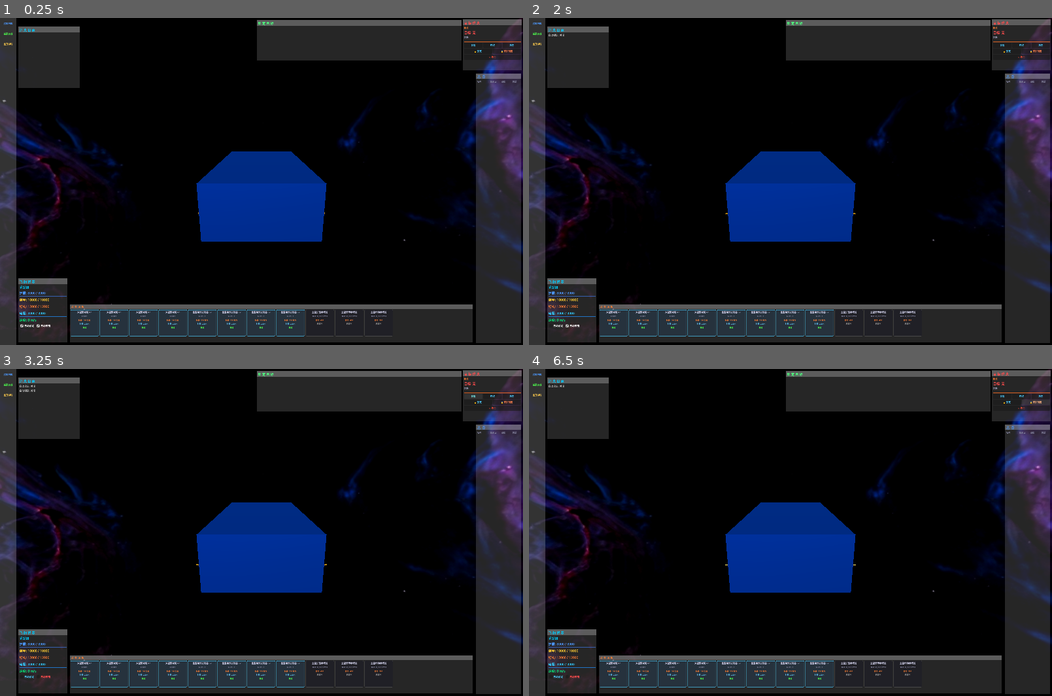
Above: before the commit, frames 1-4 (two rows, left to right).
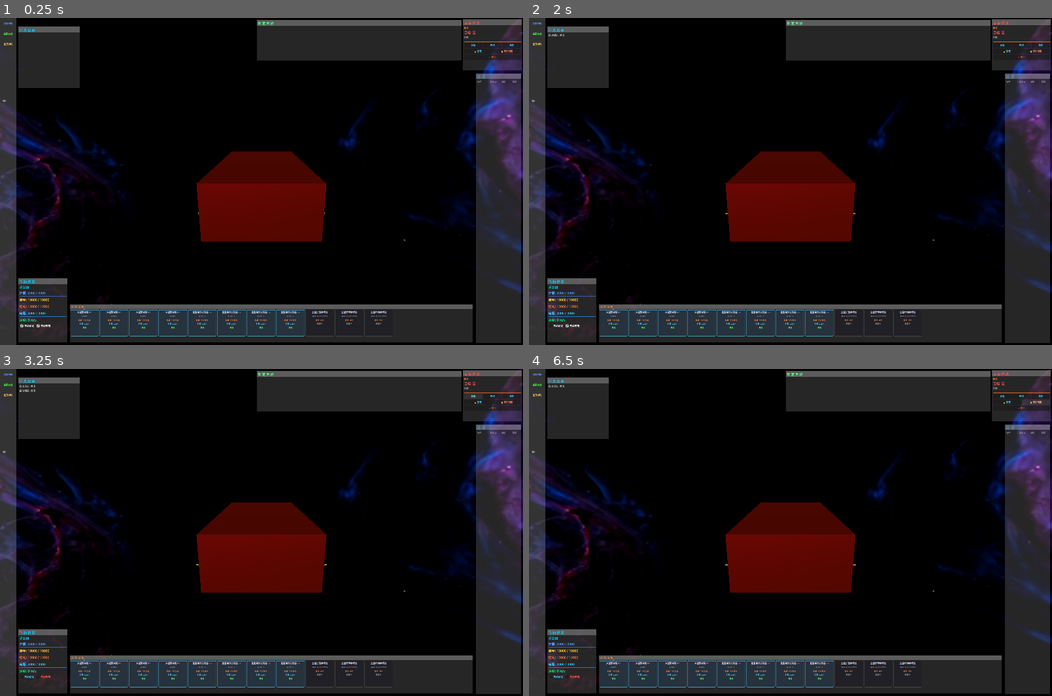
Above: after the commit, the same moments.

Repository: ZhanXuzhao/space-war
Game: Godot game, scene res://scenes/main.tscn
The game is run twice, just before and just after one commit, with the same random seed, the same clock (stepped at 60 frames per second) and the same inputs. The engine's default icon, where the game draws it, is replaced by a stand-in: a white triangle on a blue panel in a dark square.
Inputs:
- Up to frame 1 (0.25 s): no input
- Up to frame 2 (2 s): click "新建游戏" at 0.5 s; click "自动锁定" at 1.25 s
- Up to frame 3 (3.25 s): click "自动攻击" at 2 s; click "靠近" at 2.75 s
- Up to frame 4 (6.5 s): click "环绕" at 3.5 s; click "跃迁" at 4.25 s; click "🔒 锁定" at 5 s; click "🔓 解除锁定" at 5.75 s

The runs differ from the first frame. In frame 1, 6.0% of the frame differs, in the area x 37-63%, y 40-69%; in frame 2, 6.0%; in frame 3, 6.0%; in frame 4, 6.0%.

Commit message:
飞船场景化

Diff:
--- a/autoload/Global.gd
+++ b/autoload/Global.gd
@@ -71,7 +71,51 @@
 		"采矿技术": 1
 	}
 
-## 更换玩家飞船类型
+## 添加物品到货舱
+func add_to_cargo(item_name: String, quantity: float) -> void:
+	var current = player_cargo.get(item_name, 0.0)
+	player_cargo[item_name] = current + int(quantity)
+
+## 从货舱移除物品
+func remove_from_cargo(item_name: String, quantity: int) -> bool:
+	var current = player_cargo.get(item_name, 0)
+	if current < quantity:
+		return false
+	player_cargo[item_name] = current - quantity
+	if player_cargo[item_name] <= 0:
+		player_cargo.erase(item_name)
+	return true
+
+## 获取货舱容量使用情况
+func get_cargo_used() -> int:
+	var total = 0
+	for qty in player_cargo.values():
+		total += qty
+	return total
+
+## 飞船场景路径映射（ShipClass → 场景文件路径）
+const PLAYER_SHIP_SCENES := {
+	ShipData.ShipClass.FRIGATE: "res://scenes/player/Frigate.tscn",
+	ShipData.ShipClass.CRUISER: "res://scenes/player/Cruiser.tscn",
+	ShipData.ShipClass.BATTLESHIP: "res://scenes/player/Battleship.tscn",
+}
+
+## 根据船型获取玩家飞船场景
+func get_player_ship_scene(cls: ShipData.ShipClass) -> PackedScene:
+	var path = PLAYER_SHIP_SCENES.get(cls, PLAYER_SHIP_SCENES[ShipData.ShipClass.BATTLESHIP])
+	return load(path)
+
+## 在场景中生成玩家飞船
+func spawn_player_ship() -> Node3D:
+	var scene = get_player_ship_scene(player_ship_class)
+	var ship = scene.instantiate()
+	# 预设置船型数据（在 _ready 前生效）
+	ship.ship_data = player_ship_data_resource
+	# 添加到玩家组
+	ship.add_to_group("player_ship")
+	return ship
+
+## 更换玩家飞船类型（带场景切换）
 func change_player_ship(new_class: ShipData.ShipClass) -> void:
 	player_ship_class = new_class
 	player_ship_data_resource = ShipData.get_preset(new_class)
@@ -97,26 +141,20 @@
 		"high_slots": player_ship_data_resource.high_slots
 	}
 
+	# 触发场景中飞船替换（如果场景已加载）
+	var root = Engine.get_main_loop().root
+	var space_war = root.get_node_or_null("/root/SpaceWar")
+	if space_war:
+		var old_ship = space_war.get_node_or_null("PlayerShip")
+		if old_ship:
+			var new_ship = spawn_player_ship()
+			new_ship.name = "PlayerShip"
+			new_ship.global_transform = old_ship.global_transform
+			space_war.add_child(new_ship)
+			old_ship.queue_free()
+			# 通知 HUD 更新引用
+			var hud = space_war.get_node_or_null("HUD")
+			if hud and hud.has_method("on_player_ship_changed"):
+				hud.on_player_ship_changed(new_ship)
+
 	isk_changed.emit(player_isk)
-
-## 添加物品到货舱
-func add_to_cargo(item_name: String, quantity: float) -> void:
-	var current = player_cargo.get(item_name, 0.0)
-	player_cargo[item_name] = current + int(quantity)
-
-## 从货舱移除物品
-func remove_from_cargo(item_name: String, quantity: int) -> bool:
-	var current = player_cargo.get(item_name, 0)
-	if current < quantity:
-		return false
-	player_cargo[item_name] = current - quantity
-	if player_cargo[item_name] <= 0:
-		player_cargo.erase(item_name)
-	return true
-
-## 获取货舱容量使用情况
-func get_cargo_used() -> int:
-	var total = 0
-	for qty in player_cargo.values():
-		total += qty
-	return total
--- a/scenes/main.tscn
+++ b/scenes/main.tscn
@@ -1,11 +1,11 @@
 [gd_scene format=3 uid="uid://c3b1c245ymei3"]
 
-[ext_resource type="PackedScene" uid="uid://c8m84j1qo5sd8" path="res://scenes/player/PlayerShip.tscn" id="1"]
 [ext_resource type="Texture2D" uid="uid://dx84ylxdpwftc" path="res://textures/skybox/ComfyUI_00352_.png" id="1_1bvp3"]
 [ext_resource type="PackedScene" uid="uid://d20i3004nq1fd" path="res://scenes/world/StarSystem.tscn" id="2"]
 [ext_resource type="PackedScene" uid="uid://bwxl37j1p345b" path="res://scenes/ui/HUD.tscn" id="3"]
 [ext_resource type="Script" path="res://scripts/world/EnemySpawner.gd" id="4"]
 [ext_resource type="PackedScene" path="res://scenes/enemies/NPCShip.tscn" id="5"]
+[ext_resource type="Script" path="res://scripts/Main.gd" id="6"]
 
 [sub_resource type="PanoramaSkyMaterial" id="PanoramaSkyMaterial_1bvp3"]
 panorama = ExtResource("1_1bvp3")
@@ -23,6 +23,7 @@
 tonemap_mode = 3
 
 [node name="SpaceWar" type="Node3D" unique_id=1316219793]
+script = ExtResource("6")
 
 [node name="WorldEnvironment" type="WorldEnvironment" parent="." unique_id=844113563]
 environment = SubResource("env")
@@ -30,8 +31,6 @@
 [node name="DirectionalLight3D" type="DirectionalLight3D" parent="." unique_id=1827136555]
 transform = Transform3D(1, 0, 0, 0, 0.707107, 0.707107, 0, -0.707107, 0.707107, 0, 0, 0)
 light_energy = 1.5
-
-[node name="PlayerShip" parent="." unique_id=389178130 instance=ExtResource("1")]
 
 [node name="HUD" parent="." unique_id=751721544 instance=ExtResource("3")]
 
--- /dev/null
+++ b/scenes/player/Battleship.tscn
@@ -0,0 +1,68 @@
+[gd_scene format=3 uid="uid://battleship_player_scene"]
+
+[ext_resource type="Script" uid="uid://bid5f54syddgu" path="res://scripts/ships/PlayerShip.gd" id="1"]
+[ext_resource type="Script" uid="uid://ssrd4p0dehxx" path="res://scripts/ui/InteractionController.gd" id="3"]
+[ext_resource type="Script" uid="uid://c87pfak81fkb2" path="res://scripts/modules/ModuleManager.gd" id="4"]
+
+[sub_resource type="BoxShape3D" id="shape_battleship"]
+size = Vector3(150, 75, 300)
+
+[sub_resource type="StandardMaterial3D" id="mat_battleship"]
+albedo_color = Color(0.8, 0.3, 0.1, 1)
+metallic = 0.9
+roughness = 0.25
+
+[sub_resource type="BoxMesh" id="mesh_battleship"]
+material = SubResource("mat_battleship")
+size = Vector3(150, 75, 300)
+
+[sub_resource type="StandardMaterial3D" id="glow_mat_battleship"]
+albedo_color = Color(1, 0.5, 0.2, 1)
+emission_enabled = true
+emission = Color(1, 0.5, 0.2, 1)
+emission_energy_multiplier = 3.0
+
+[sub_resource type="BoxMesh" id="glow_mesh_battleship"]
+material = SubResource("glow_mat_battleship")
+size = Vector3(37, 9, 37)
+
+[sub_resource type="SphereMesh" id="nose_mesh_battleship"]
+radius = 37.5
+height = 75.0
+
+[node name="Battleship" type="CharacterBody3D"]
+collision_layer = 2
+collision_mask = 3
+script = ExtResource("1")
+
+[node name="CollisionShape3D" type="CollisionShape3D" parent="."]
+shape = SubResource("shape_battleship")
+
+[node name="MeshInstance3D" type="MeshInstance3D" parent="."]
+mesh = SubResource("mesh_battleship")
+
+[node name="EngineGlow" type="MeshInstance3D" parent="."]
+transform = Transform3D(1, 0, 0, 0, 1, 0, 0, 0, 1, 0, 0, 8)
+mesh = SubResource("glow_mesh_battleship")
+
+[node name="OmniLight3D" type="OmniLight3D" parent="."]
+transform = Transform3D(1, 0, 0, 0, 1, 0, 0, 0, 1, 0, 5, 0)
+light_color = Color(1, 0.5, 0.2, 1)
+light_energy = 3.0
+omni_range = 80.0
+
+[node name="Camera3D" type="Camera3D" parent="."]
+transform = Transform3D(1, 0, 0, 0, 0.949, -0.316, 0, 0.316, 0.949, 0, 10, 30)
+current = true
+near = 0.5
+far = 100000.0
+
+[node name="InteractionController" type="Node" parent="."]
+script = ExtResource("3")
+
+[node name="ModuleManager" type="Node" parent="."]
+script = ExtResource("4")
+
+[node name="NoseSphere" type="MeshInstance3D" parent="."]
+transform = Transform3D(1, 0, 0, 0, 1, 0, 0, 0, 1, 0, 0, -150)
+mesh = SubResource("nose_mesh_battleship")
--- /dev/null
+++ b/scenes/player/Cruiser.tscn
@@ -0,0 +1,68 @@
+[gd_scene format=3 uid="uid://cruiser_player_scene"]
+
+[ext_resource type="Script" uid="uid://bid5f54syddgu" path="res://scripts/ships/PlayerShip.gd" id="1"]
+[ext_resource type="Script" uid="uid://ssrd4p0dehxx" path="res://scripts/ui/InteractionController.gd" id="3"]
+[ext_resource type="Script" uid="uid://c87pfak81fkb2" path="res://scripts/modules/ModuleManager.gd" id="4"]
+
+[sub_resource type="BoxShape3D" id="shape_cruiser"]
+size = Vector3(150, 75, 300)
+
+[sub_resource type="StandardMaterial3D" id="mat_cruiser"]
+albedo_color = Color(0.1, 0.7, 0.5, 1)
+metallic = 0.8
+roughness = 0.35
+
+[sub_resource type="BoxMesh" id="mesh_cruiser"]
+material = SubResource("mat_cruiser")
+size = Vector3(150, 75, 300)
+
+[sub_resource type="StandardMaterial3D" id="glow_mat_cruiser"]
+albedo_color = Color(0.2, 0.9, 0.7, 1)
+emission_enabled = true
+emission = Color(0.2, 0.9, 0.7, 1)
+emission_energy_multiplier = 2.5
+
+[sub_resource type="BoxMesh" id="glow_mesh_cruiser"]
+material = SubResource("glow_mat_cruiser")
+size = Vector3(37, 9, 37)
+
+[sub_resource type="SphereMesh" id="nose_mesh_cruiser"]
+radius = 37.5
+height = 75.0
+
+[node name="Cruiser" type="CharacterBody3D"]
+collision_layer = 2
+collision_mask = 3
+script = ExtResource("1")
+
+[node name="CollisionShape3D" type="CollisionShape3D" parent="."]
+shape = SubResource("shape_cruiser")
+
+[node name="MeshInstance3D" type="MeshInstance3D" parent="."]
+mesh = SubResource("mesh_cruiser")
+
+[node name="EngineGlow" type="MeshInstance3D" parent="."]
+transform = Transform3D(1, 0, 0, 0, 1, 0, 0, 0, 1, 0, 0, 8)
+mesh = SubResource("glow_mesh_cruiser")
+
+[node name="OmniLight3D" type="OmniLight3D" parent="."]
+transform = Transform3D(1, 0, 0, 0, 1, 0, 0, 0, 1, 0, 5, 0)
+light_color = Color(0.4, 0.9, 0.8, 1)
+light_energy = 2.0
+omni_range = 60.0
+
+[node name="Camera3D" type="Camera3D" parent="."]
+transform = Transform3D(1, 0, 0, 0, 0.949, -0.316, 0, 0.316, 0.949, 0, 10, 30)
+current = true
+near = 0.5
+far = 100000.0
+
+[node name="InteractionController" type="Node" parent="."]
+script = ExtResource("3")
+
+[node name="ModuleManager" type="Node" parent="."]
+script = ExtResource("4")
+
+[node name="NoseSphere" type="MeshInstance3D" parent="."]
+transform = Transform3D(1, 0, 0, 0, 1, 0, 0, 0, 1, 0, 0, -150)
+mesh = SubResource("nose_mesh_cruiser")
--- /dev/null
+++ b/scenes/player/Frigate.tscn
@@ -0,0 +1,68 @@
+[gd_scene format=3 uid="uid://frigate_player_scene"]
+
+[ext_resource type="Script" uid="uid://bid5f54syddgu" path="res://scripts/ships/PlayerShip.gd" id="1"]
+[ext_resource type="Script" uid="uid://ssrd4p0dehxx" path="res://scripts/ui/InteractionController.gd" id="3"]
+[ext_resource type="Script" uid="uid://c87pfak81fkb2" path="res://scripts/modules/ModuleManager.gd" id="4"]
+
+[sub_resource type="BoxShape3D" id="shape_frigate"]
+size = Vector3(150, 75, 300)
+
+[sub_resource type="StandardMaterial3D" id="mat_frigate"]
+albedo_color = Color(0.2, 0.6, 0.9, 1)
+metallic = 0.8
+roughness = 0.3
+
+[sub_resource type="BoxMesh" id="mesh_frigate"]
+material = SubResource("mat_frigate")
+size = Vector3(150, 75, 300)
+
+[sub_resource type="StandardMaterial3D" id="glow_mat_frigate"]
+albedo_color = Color(0.3, 0.8, 1, 1)
+emission_enabled = true
+emission = Color(0.3, 0.8, 1, 1)
+emission_energy_multiplier = 2.0
+
+[sub_resource type="BoxMesh" id="glow_mesh_frigate"]
+material = SubResource("glow_mat_frigate")
+size = Vector3(37, 9, 37)
+
+[sub_resource type="SphereMesh" id="nose_mesh_frigate"]
+radius = 37.5
+height = 75.0
+
+[node name="Frigate" type="CharacterBody3D"]
+collision_layer = 2
+collision_mask = 3
+script = ExtResource("1")
+
+[node name="CollisionShape3D" type="CollisionShape3D" parent="."]
+shape = SubResource("shape_frigate")
+
+[node name="MeshInstance3D" type="MeshInstance3D" parent="."]
+mesh = SubResource("mesh_frigate")
+
+[node name="EngineGlow" type="MeshInstance3D" parent="."]
+transform = Transform3D(1, 0, 0, 0, 1, 0, 0, 0, 1, 0, 0, 8)
+mesh = SubResource("glow_mesh_frigate")
+
+[node name="OmniLight3D" type="OmniLight3D" parent="."]
+transform = Transform3D(1, 0, 0, 0, 1, 0, 0, 0, 1, 0, 5, 0)
+light_color = Color(0.6, 0.8, 1, 1)
+light_energy = 1.0
+omni_range = 40.0
+
+[node name="Camera3D" type="Camera3D" parent="."]
+transform = Transform3D(1, 0, 0, 0, 0.949, -0.316, 0, 0.316, 0.949, 0, 10, 30)
+current = true
+near = 0.5
+far = 100000.0
+
+[node name="InteractionController" type="Node" parent="."]
+script = ExtResource("3")
+
+[node name="ModuleManager" type="Node" parent="."]
+script = ExtResource("4")
+
+[node name="NoseSphere" type="MeshInstance3D" parent="."]
+transform = Transform3D(1, 0, 0, 0, 1, 0, 0, 0, 1, 0, 0, -150)
+mesh = SubResource("nose_mesh_frigate")
--- /dev/null
+++ b/scripts/Main.gd
@@ -0,0 +1,21 @@
+extends Node3D
+class_name Main
+
+## 主场景脚本 - 负责根据玩家船型动态生成对应飞船
+
+func _ready() -> void:
+	# 等待一帧确保所有子节点就绪
+	await get_tree().process_frame
+
+	# 使用 Global 生成对应船型的玩家飞船
+	var ship = Global.spawn_player_ship()
+	if ship:
+		ship.name = "PlayerShip"
+		add_child(ship)
+
+		# 通知 HUD 更新引用
+		var hud = get_node_or_null("HUD")
+		if hud and hud.has_method("on_player_ship_changed"):
+			hud.on_player_ship_changed(ship)
+
+		print("Main: 玩家飞船已生成 - ", Global.player_ship_data_resource.ship_name)
--- a/scripts/ui/HUD.gd
+++ b/scripts/ui/HUD.gd
@@ -240,6 +240,12 @@
 	if player_ship:
 		_connect_ship_signals()
 
+## 当玩家飞船被动态创建或替换时调用（由 Main.gd / Global.gd 触发）
+func on_player_ship_changed(new_ship: Node3D) -> void:
+	player_ship = new_ship as PlayerShip
+	if player_ship:
+		_connect_ship_signals()
+
 func _connect_ship_signals() -> void:
 	if not player_ship:
 		return
Not shown, added: scripts/Main.gd.uid
